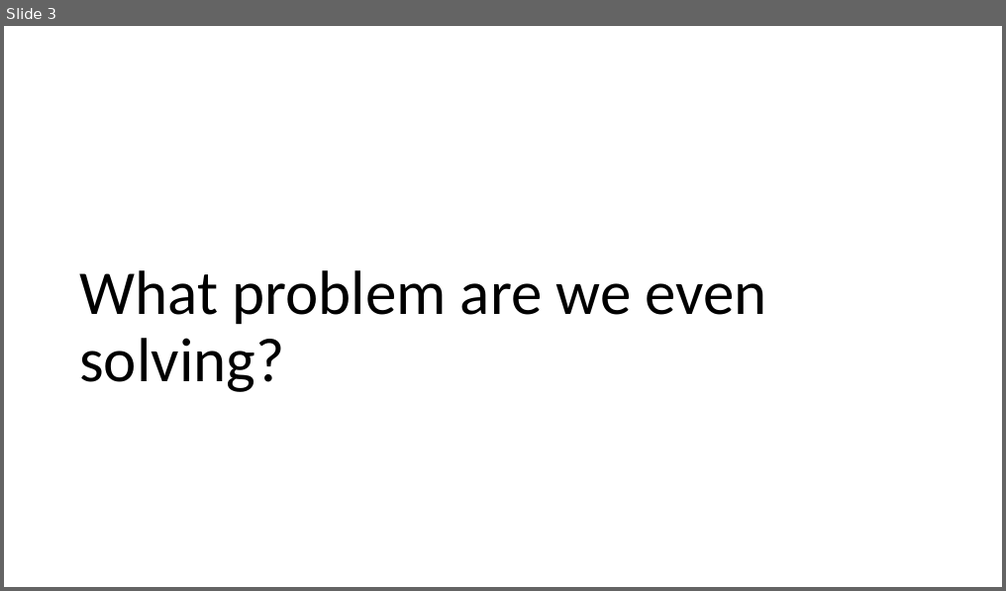
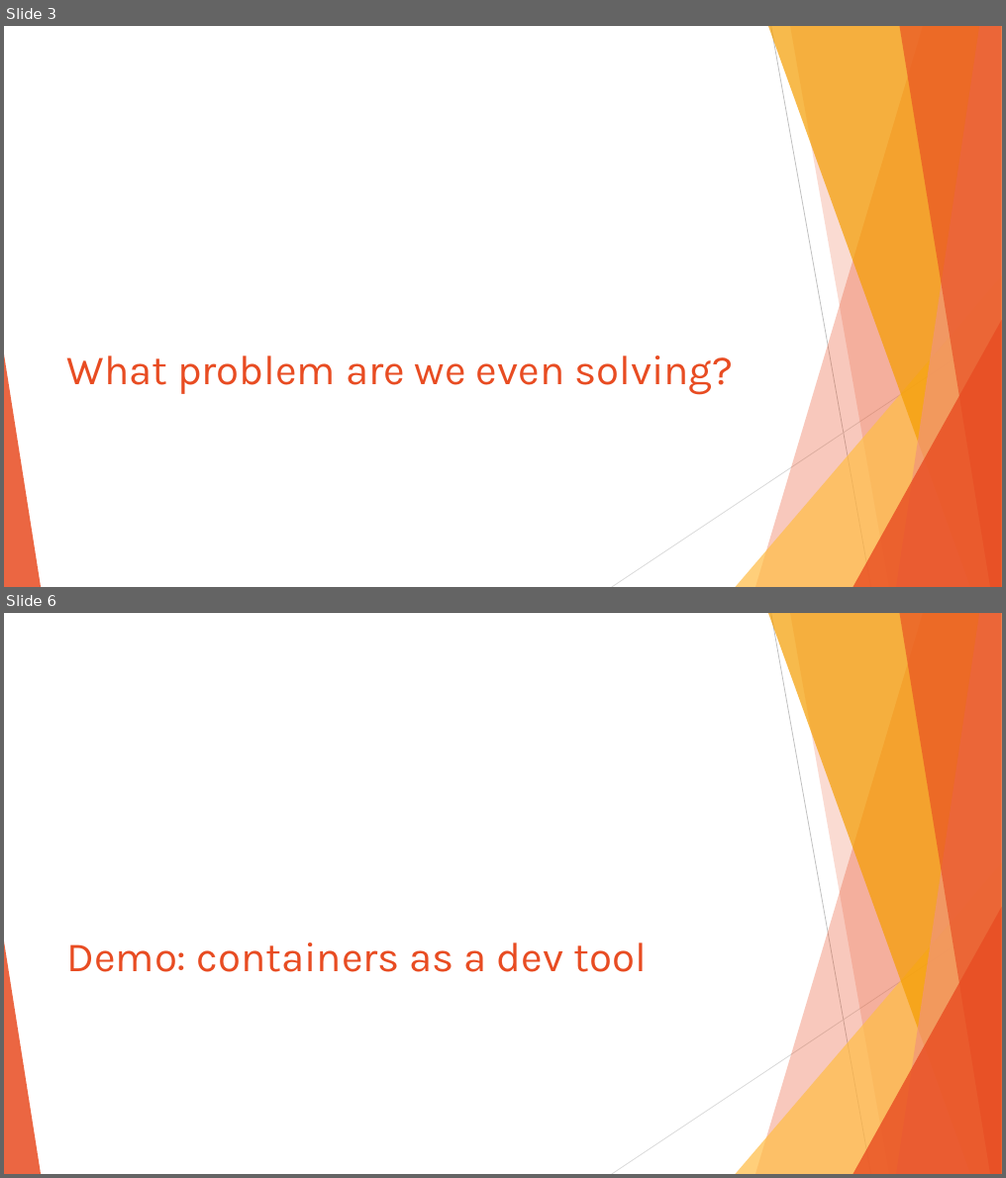
Before and after one commit to Ezekiel-DA/containerization_example, a slide deck: Containerization as an Open Science tool.pptx. Shown one above the other, each under a label of ours: slide 3 before the commit, slides 3 and 6 after it; the slides between them are not shown. The pictures are 1006x591 and 1006x1178 pixels, drawn with LibreOffice and Linux fonts; fonts in the diff are those of the drawing. Boxes give left, top, right and bottom in pixels: in the first picture for what was removed or moved away, otherwise in the second. Text is boxed around its words. In the diff, an @@ line names an element or a change of style, - is before the commit and + after.

```diff
--- a/Containerization as an Open Science tool.pptx
+++ b/Containerization as an Open Science tool.pptx
@@ slide 6 added at (4,613,1002,1174), background #FFFFFF; not listed: 10 template elements that a slide beside it also shows @@
@@ title added at (67,943,646,972), 40 pt, text #E84C22 @@
+Demo: containers as a dev tool
@@ slide 3 changed as well @@
@@ title "What problem are we even ...": place and size @@
-title "What problem are we even ..." at (79,271,767,392)
+title "What problem are we even ..." at (67,356,733,395)
@@ title "What problem are we even ..." at (67,356,733,395): size 60 to 40 pt, font Calibri to Karla, text colour #000000 to #E84C22; line spacing 0.9 to 1 @@
@@ group added at (4,26,1002,587): 5 freeform shapes, 3 triangles, 2 lines @@
```
Also in this commit, not shown: 14 other slides changed, 2 other slides added, 3 slides removed.
